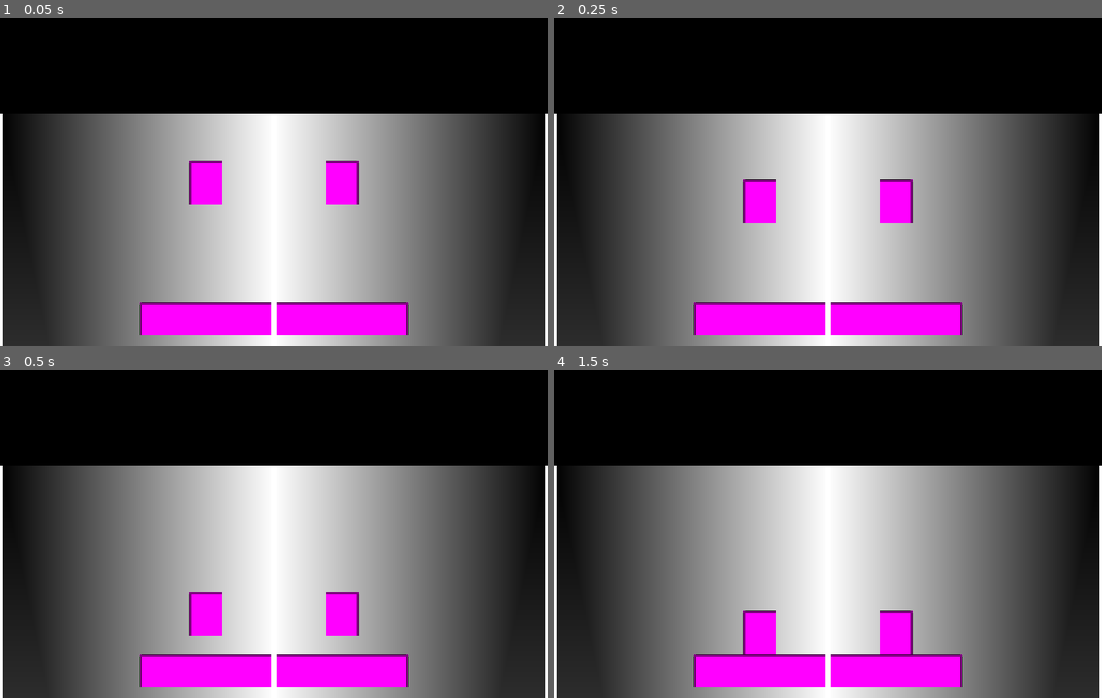
Above: before the commit, frames 1-4 (two rows, left to right).
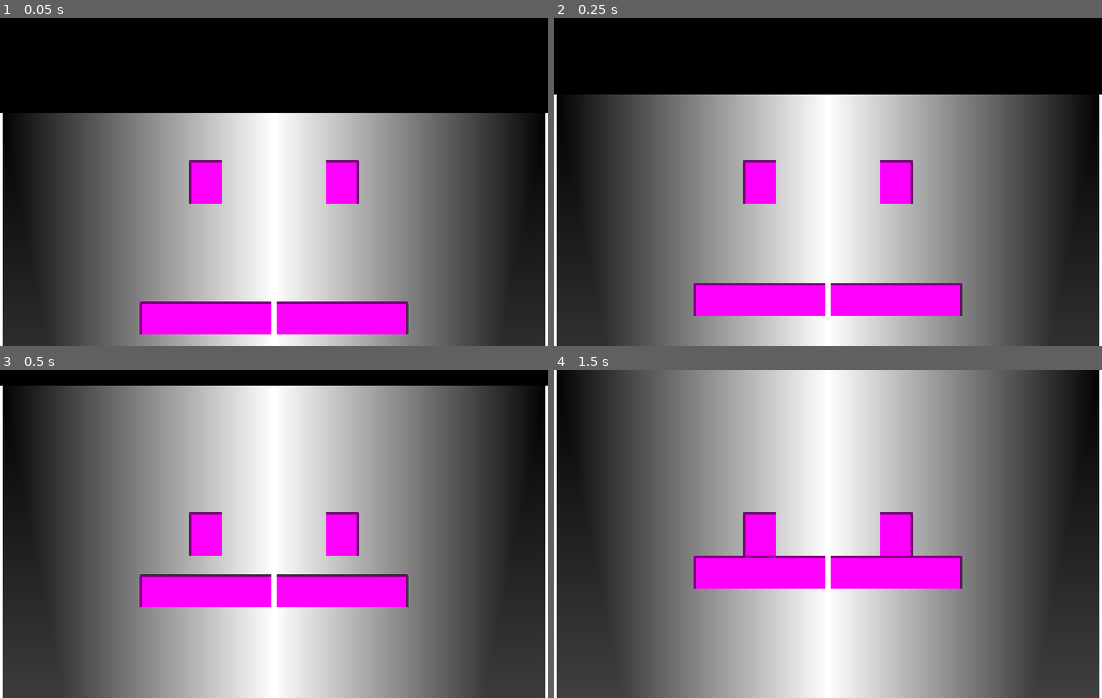
Above: after the commit, the same moments.

Repository: dotevie/SplittingImage
Game: Godot game, scene res://test_scene.tscn
Same seed, same stepped clock (60 frames per second), same inputs: the game is played once before the commit and once after it.
Inputs:
- Up to frame 1 (0.05 s): no input
- Up to frame 2 (0.25 s): no input
- Up to frame 3 (0.5 s): no input
- Up to frame 4 (1.5 s): tap Enter at 1.25 s

The runs differ from the first frame. In frame 1, 0.8% of the frame differs, in the area x 0-100%, y 28-97%; in frame 2, 13%; in frame 3, 34%; in frame 4, 39%, in the area x 0-100%, y 0-97%.
Error before the commit: Parse Error: Could not find base class "Rigidbody2D". (res://scripts/player.gd:1)

Commit message:
Organized Player Node Without Breaking It
Last commit was borked. oops

Diff:
--- a/scripts/player.gd
+++ b/scripts/player.gd
@@ -1,4 +1,4 @@
-extends Rigidbody2D
+extends RigidBody2D
 
 @export var cam:Camera2D
 
@@ -6,5 +6,5 @@
 	#pass
 	cam.position.y = self.position.y;
 
-func _integrate_forces(delta: float) -> void:
-	pass
+func _integrate_forces(state: PhysicsDirectBodyState2D) -> void:
+	pass;
